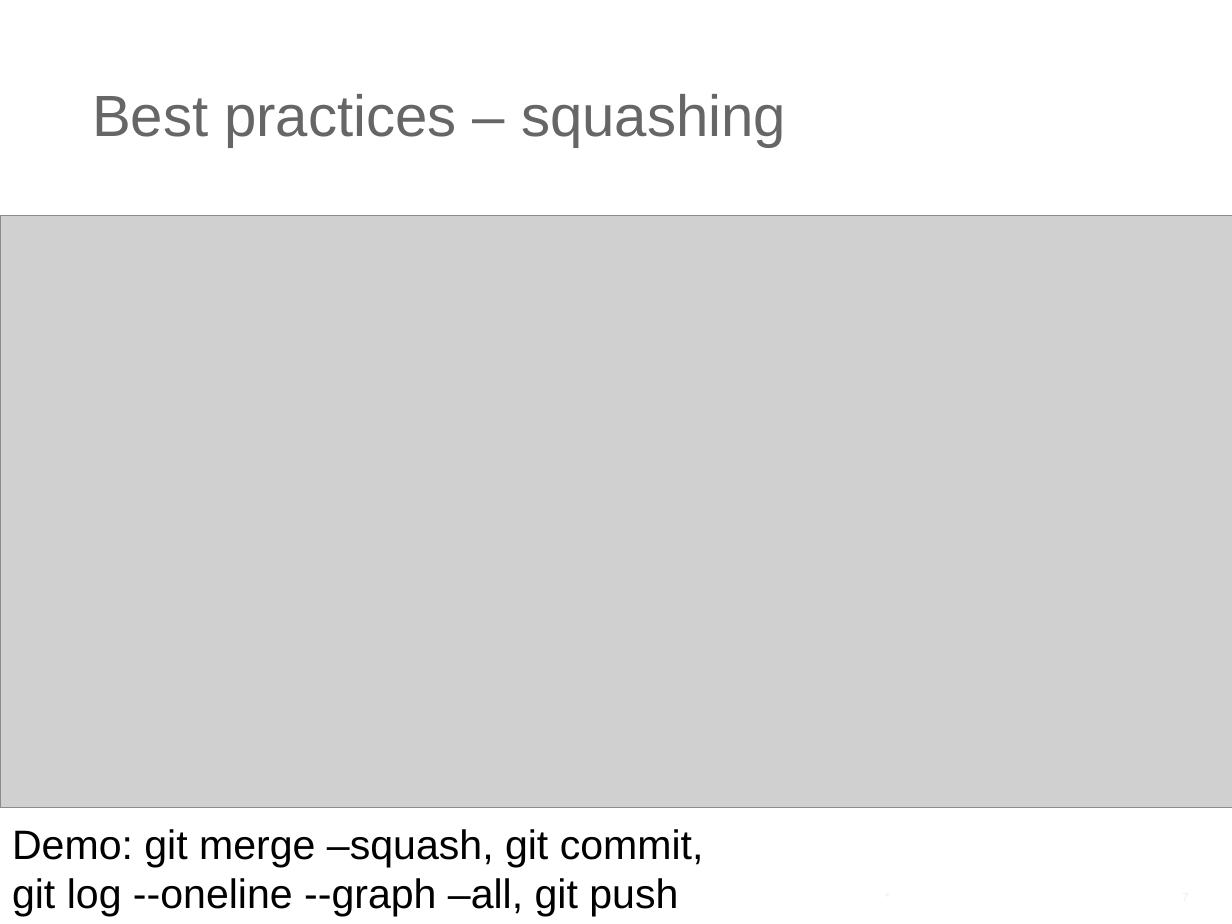
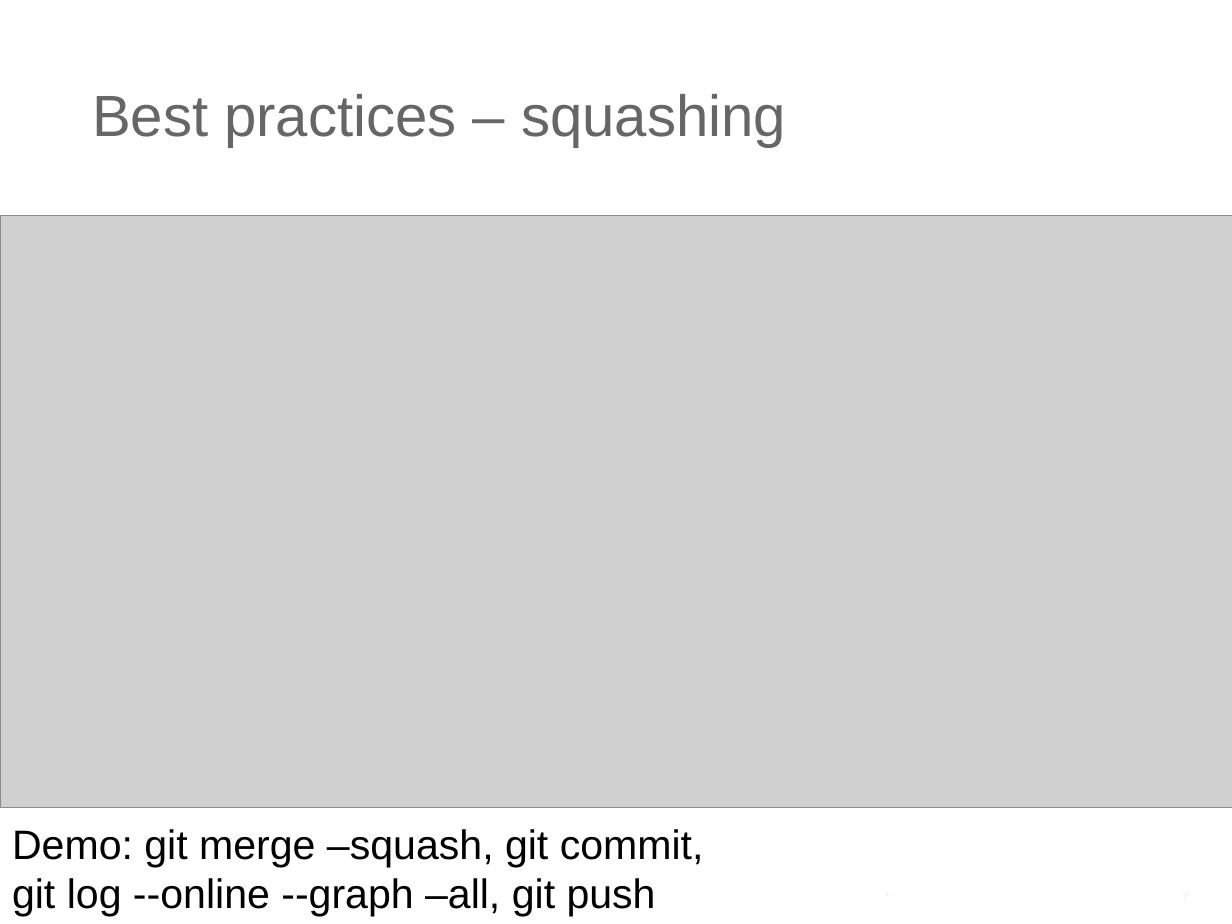
Before and after one commit to ilyaro/git_best_practices_ppt, a slide deck: slide 7 of Git_Best_Practices.pptx. Drawn at 1232x924 pixels with LibreOffice and Linux fonts; fonts in the diff are those of the drawing; grey boxes stand for pictures. Boxes give left, top, right and bottom in pixels: in the first picture for what was removed or moved away, otherwise in the second. Text is boxed around its words. In the diff, an @@ line names an element or a change of style, - is before the commit and + after.

```diff
--- a/Git_Best_Practices.pptx
+++ b/Git_Best_Practices.pptx
@@ text at (12,829,704,916): text changed @@
-Demo: git merge –squash, git commit,
-git log --oneline --graph –all, git push
+Demo: git merge –squash, git commit,
+git log --online --graph –all, git push
```
Also in this commit, not shown: 1 other slide changed, 1 other file.
